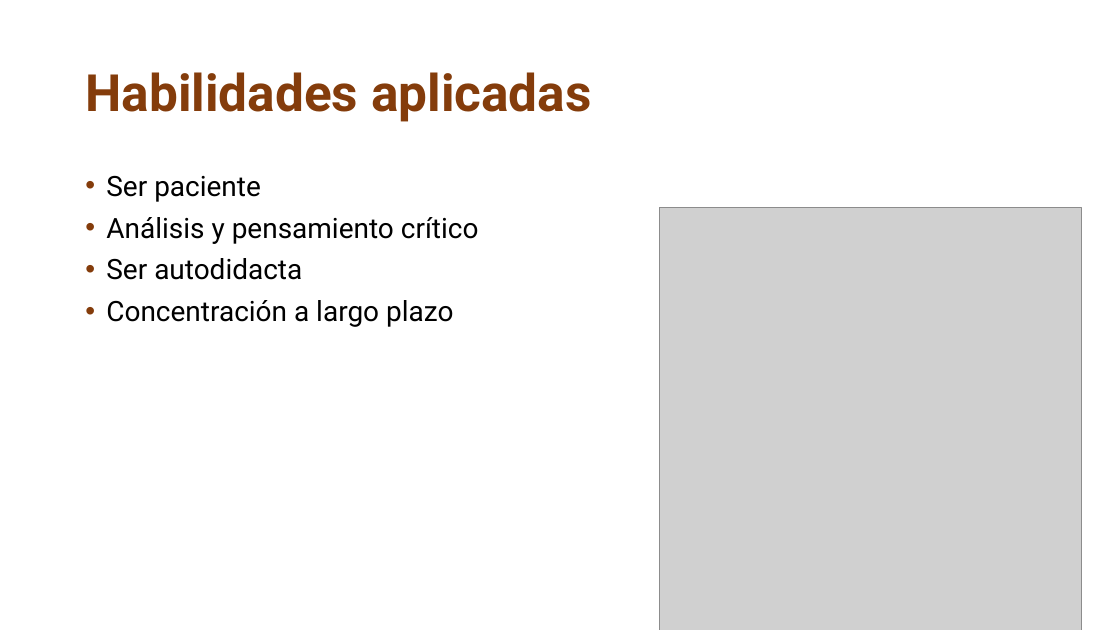
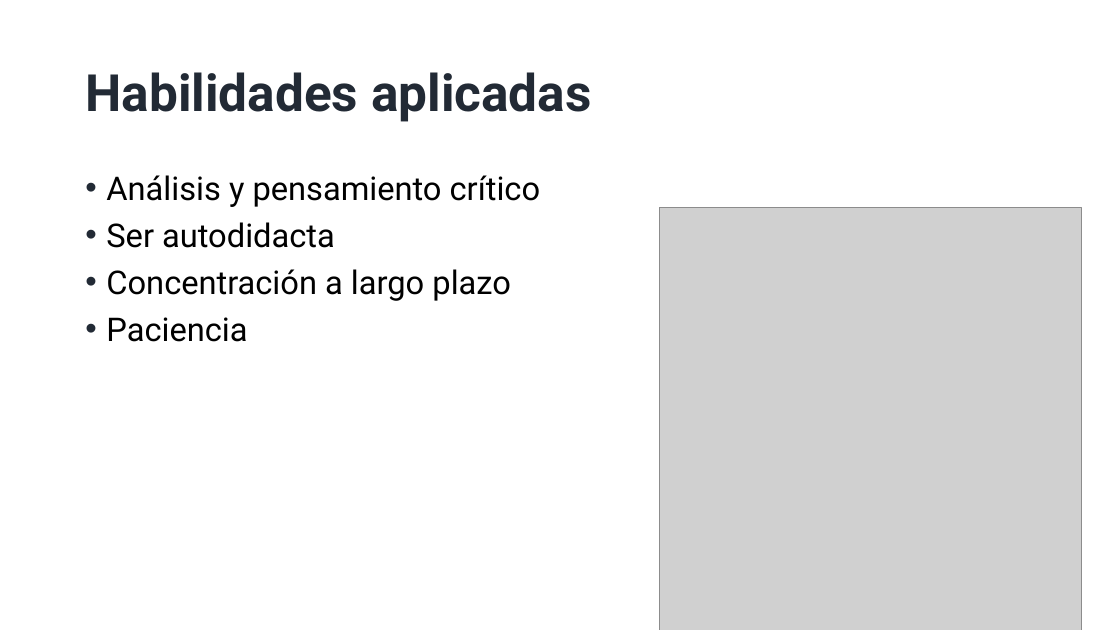
Before and after one commit to lourdsslopez/ProyectoFinalEstad-tica_LourdesLopez, a slide deck: slide 4 of BD_Estadística/JORNADA (PPT)/Jornada.pptx. Drawn at 1120x630 pixels with LibreOffice and Linux fonts; fonts in the diff are those of the drawing; grey boxes stand for pictures. Boxes give left, top, right and bottom in pixels: in the first picture for what was removed or moved away, otherwise in the second. Text is boxed around its words. In the diff, an @@ line names an element or a change of style, - is before the commit and + after.

```diff
--- a/BD_Estadística/JORNADA (PPT)/Jornada.pptx
+++ b/BD_Estadística/JORNADA (PPT)/Jornada.pptx
@@ title "Habilidades aplicadas" at bbox=[85, 72, 592, 122]: text colour #843C0B to #222A35 @@
@@ text at bbox=[106, 175, 261, 202]: paragraph removed @@
-• Ser paciente
@@ text at bbox=[106, 175, 540, 301]: size 24 to 28 pt in "Análisis y pensamiento crítico", "Ser autodidacta", "Concentración a largo plazo"; bullet colour #843C0B to #222A35 @@
@@ text at bbox=[106, 317, 247, 342]: paragraph added @@
+• Paciencia
```
Also in this commit, not shown: 5 other slides changed, 2 slides added.
